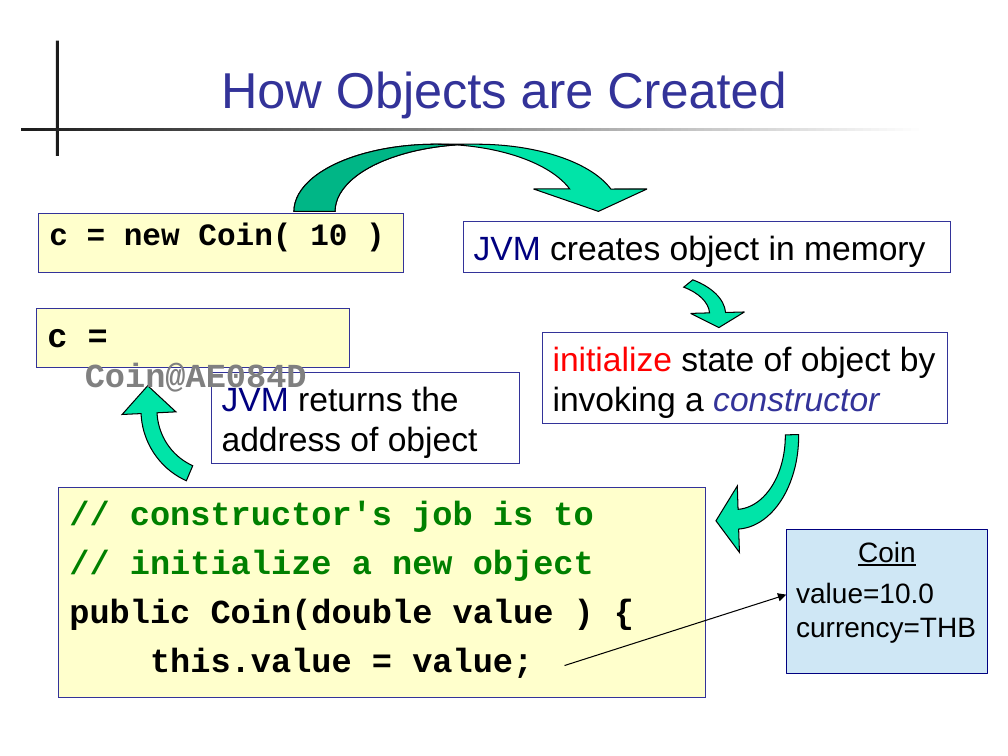
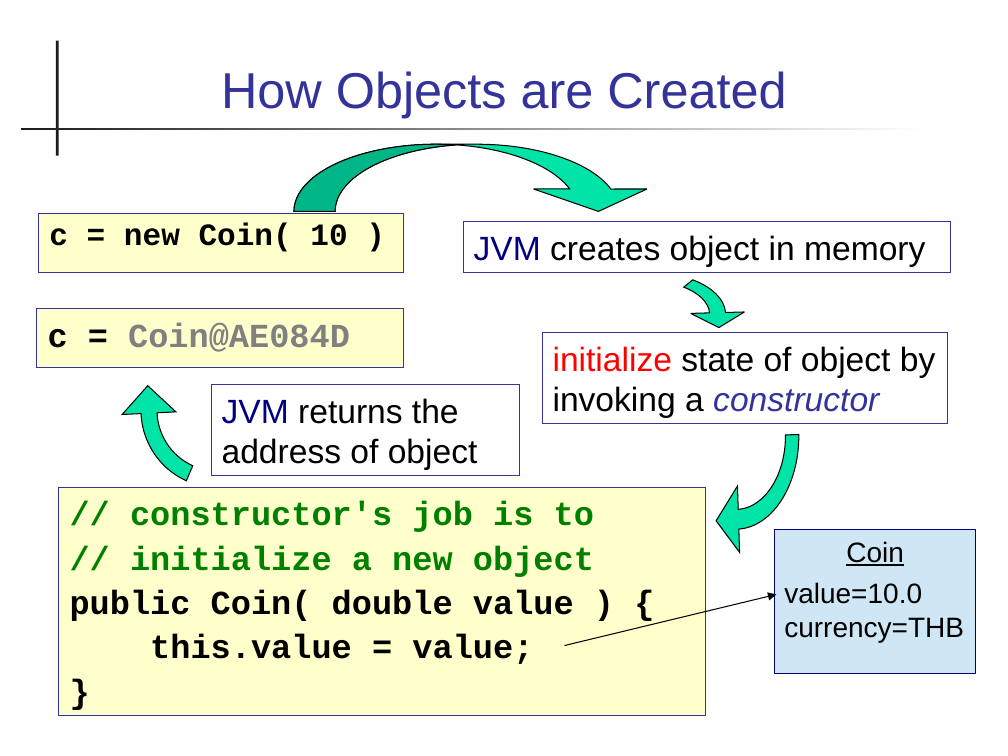
Before and after one commit to cpske/programming1, a slide deck: slide 8 of objects/2-Defining-Classes.ppt. Drawn at 1008x756 pixels with LibreOffice and Linux fonts; fonts in the diff are those of the drawing. Boxes give left, top, right and bottom in pixels: in the first picture for what was removed or moved away, otherwise in the second. Text is boxed around its words. In the diff, an @@ line names an element or a change of style, - is before the commit and + after.

```diff
--- a/objects/2-Defining-Classes.ppt
+++ b/objects/2-Defining-Classes.ppt
@@ rectangle "c = Coin@AE084D": place and size @@
-rectangle "c = Coin@AE084D" at [36,308,349,367]
+rectangle "c = Coin@AE084D" at [36,308,403,367]
@@ freeform shape at [672,343,798,529]: outline redrawn @@
@@ rectangle "JVM returns the address of ...": place and size @@
-rectangle "JVM returns the address of ..." at [212,373,519,464]
+rectangle "JVM returns the address of ..." at [212,385,519,476]
@@ text in rectangle at [58,487,706,716]: paragraph added @@
+}
@@ rectangle "// constructor's job is to": place and size @@
-rectangle "// constructor's job is to" at [58,487,706,697]
+rectangle "// constructor's job is to" at [58,487,706,716]
@@ text in rectangle at [130,501,594,664]: less space between paragraphs @@
@@ rectangle "Coin": place and size @@
-rectangle "Coin" at [786,529,988,673]
+rectangle "Coin" at [774,529,976,673]
@@ text in rectangle at [70,590,574,621]: text changed @@
-public Coin(double value ) {
+public Coin( double value ) {
@@ arrow moved from (564, 665) - (786, 595) to (564, 645) - (776, 595) @@
```
Also in this commit, not shown: 13 other slides changed, 1 slide removed, 1 other file.
